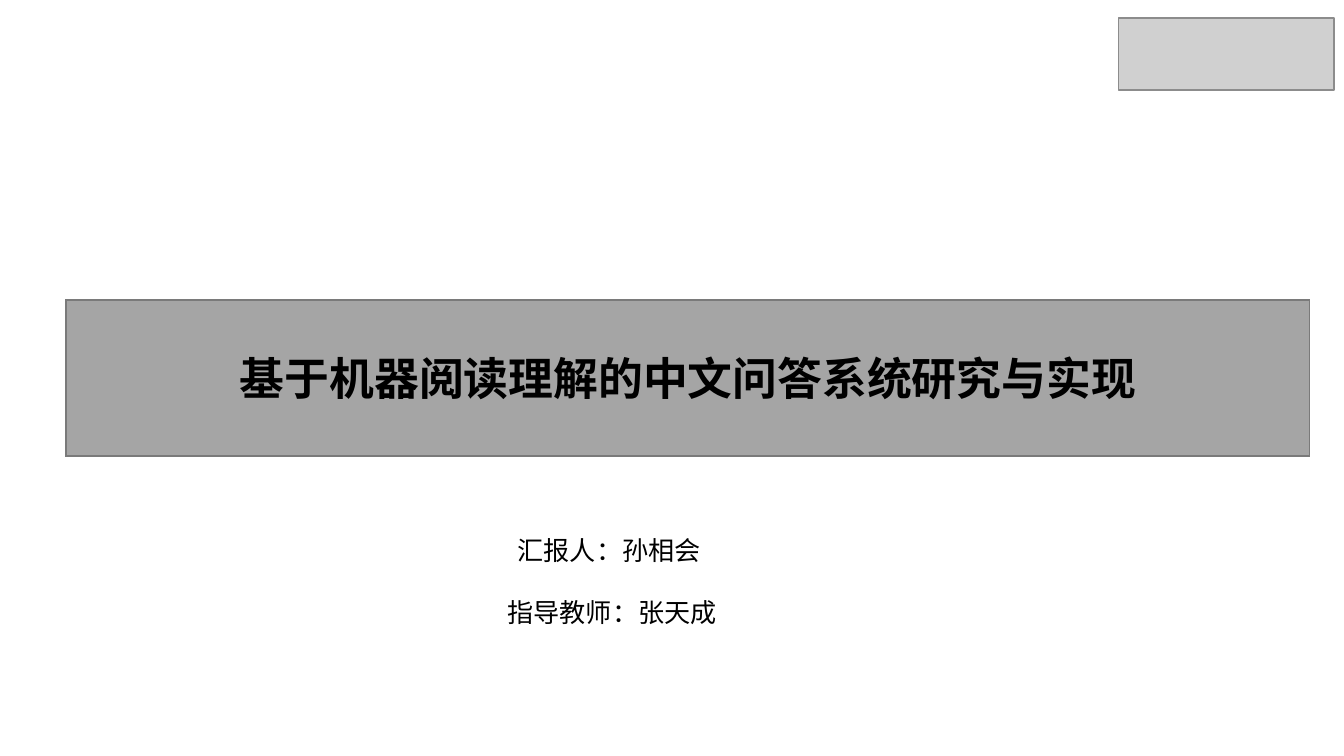
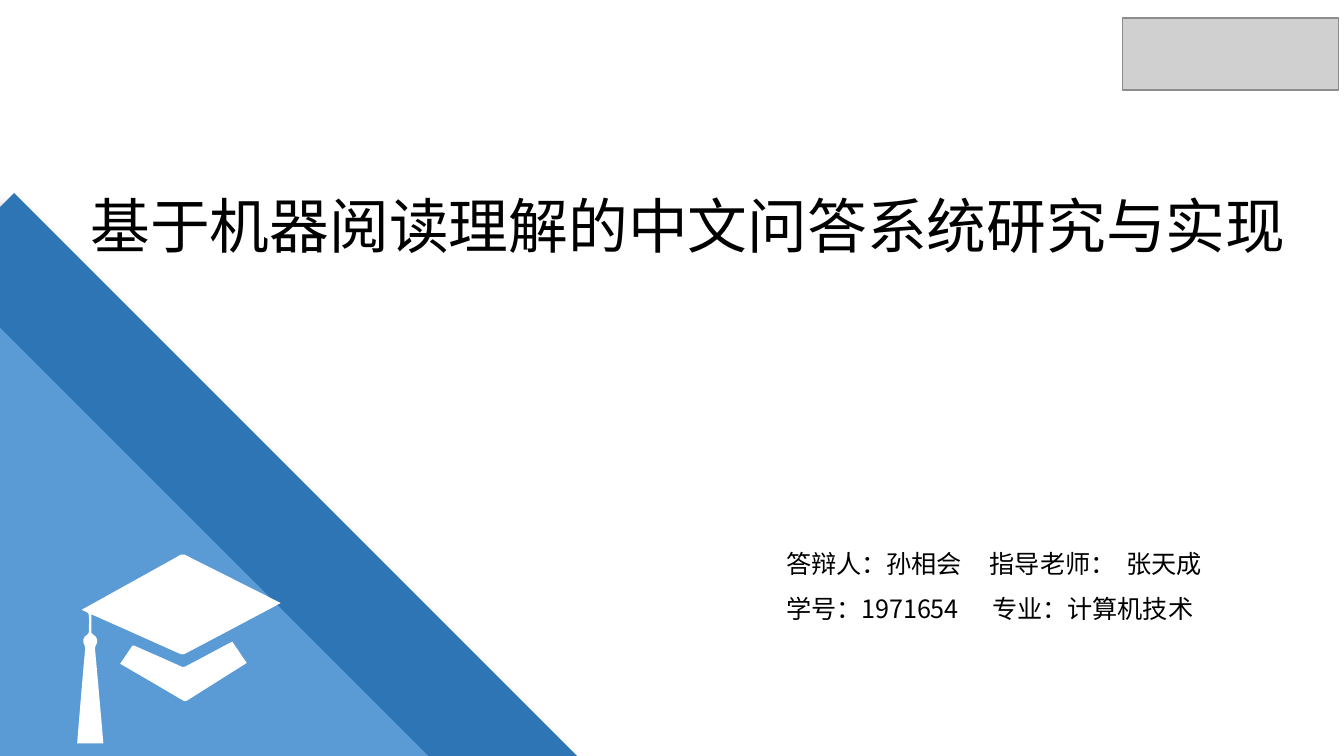
Before and after one commit to xhsun1997/ChineseMRC, a slide deck: slide 1 of 孙相会.pptx. Drawn at 1344x756 pixels with LibreOffice and Linux fonts; fonts in the diff are those of the drawing; grey boxes stand for pictures. Boxes give left, top, right and bottom in pixels: in the first picture for what was removed or moved away, otherwise in the second. Text is boxed around its words. In the diff, an @@ line names an element or a change of style, - is before the commit and + after.

```diff
--- a/孙相会.pptx
+++ b/孙相会.pptx
@@ picture: place and size @@
-picture at (1118,17,1333,90)
+picture at (1122,17,1337,90)
@@ text "基于机器阅读理解的中文问答系统研究与实现": place and size @@
-text "基于机器阅读理解的中文问答系统研究与实现" at (66,300,1309,456)
+text "基于机器阅读理解的中文问答系统研究与实现" at (90,197,1285,253)
@@ text "基于机器阅读理解的中文问答系统研究与实现" at (90,197,1285,253): size 24 to 32 pt, font Arial to Noto Sans CJK SC, bold off; alignment centre to left; vertical alignment middle to top; fill #A5A5A5 to none; outline #7A7A7A 1 pt to none @@
@@ text removed at (507,538,716,624) @@
-汇报人：孙相会
-指导教师：张天成
@@ text added at (786,552,1201,620), 13.5 pt, text #000000 @@
+答辩人：孙相会 指导老师： 张天成
+学号：1971654 专业：计算机技术
@@ group added at (0,193,705,756): 2 rectangles, 2 freeform shapes @@
```
Also in this commit, not shown: 9 other slides changed, 2 slides added, 3 slides removed, 5 other files.
